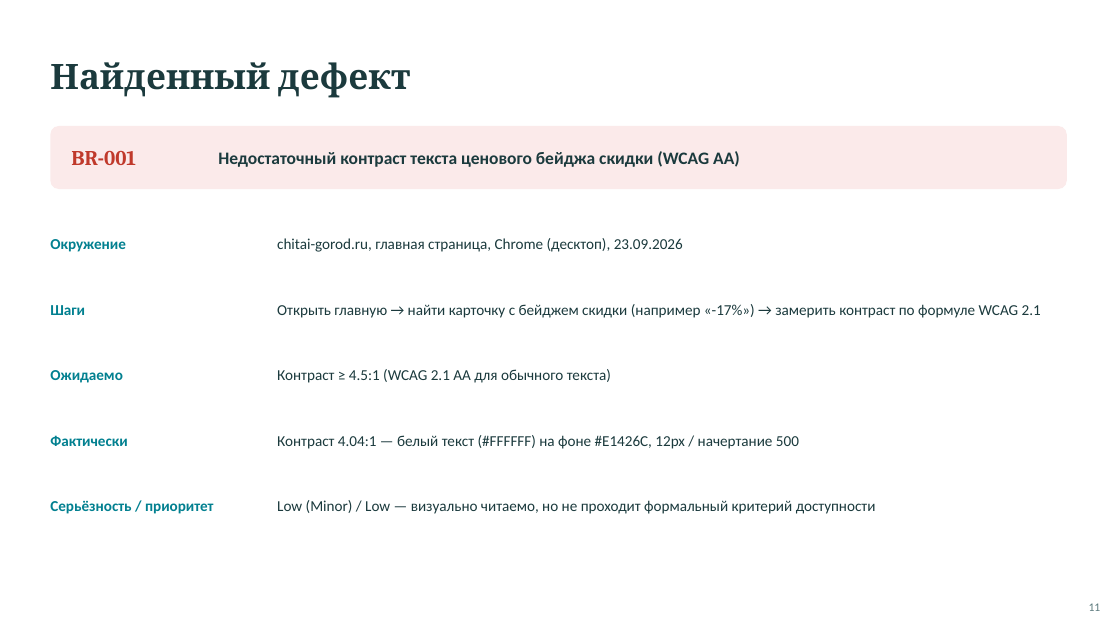
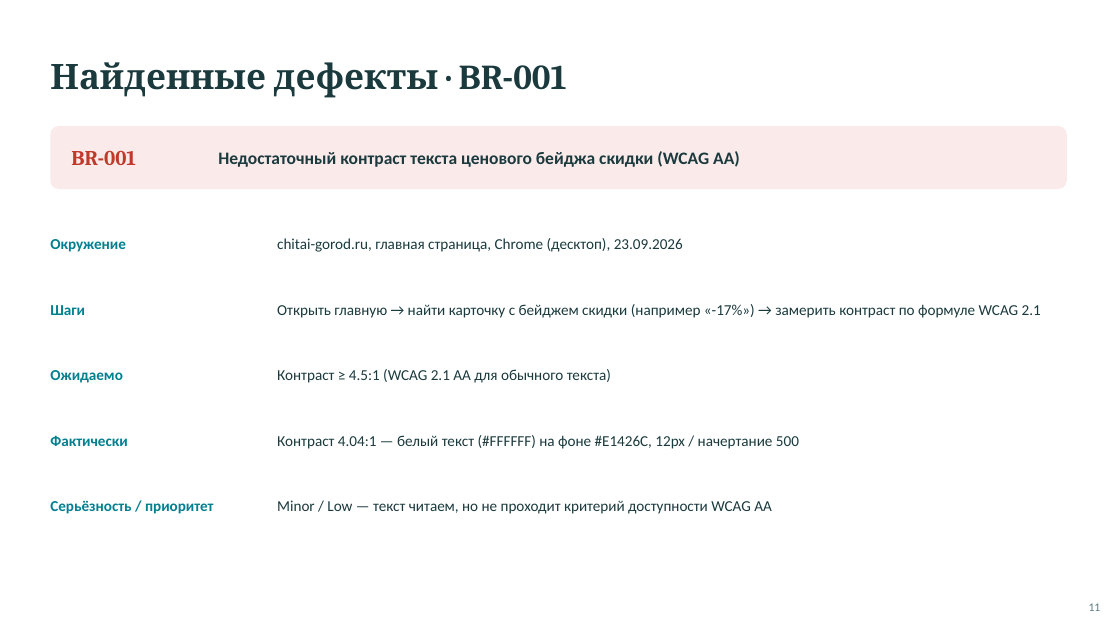
Before and after one commit to Gera-lang405/skypro-diploma-automation, a slide deck: slide 11 of diploma_presentation.pptx. Drawn at 1120x630 pixels with LibreOffice and Linux fonts; fonts in the diff are those of the drawing. Boxes give left, top, right and bottom in pixels: in the first picture for what was removed or moved away, otherwise in the second. Text is boxed around its words. In the diff, an @@ line names an element or a change of style, - is before the commit and + after.

```diff
--- a/diploma_presentation.pptx
+++ b/diploma_presentation.pptx
@@ text at (50,62,567,98): text changed @@
-Найденный дефект
+Найденные дефекты · BR-001
@@ text at (277,500,772,514): text changed @@
-Low (Minor) / Low — визуально читаемо, но не проходит формальный критерий доступности
+Minor / Low — текст читаем, но не проходит критерий доступности WCAG AA
```
Also in this commit, not shown: 9 other slides changed, 1 slide added, 9 other files.
